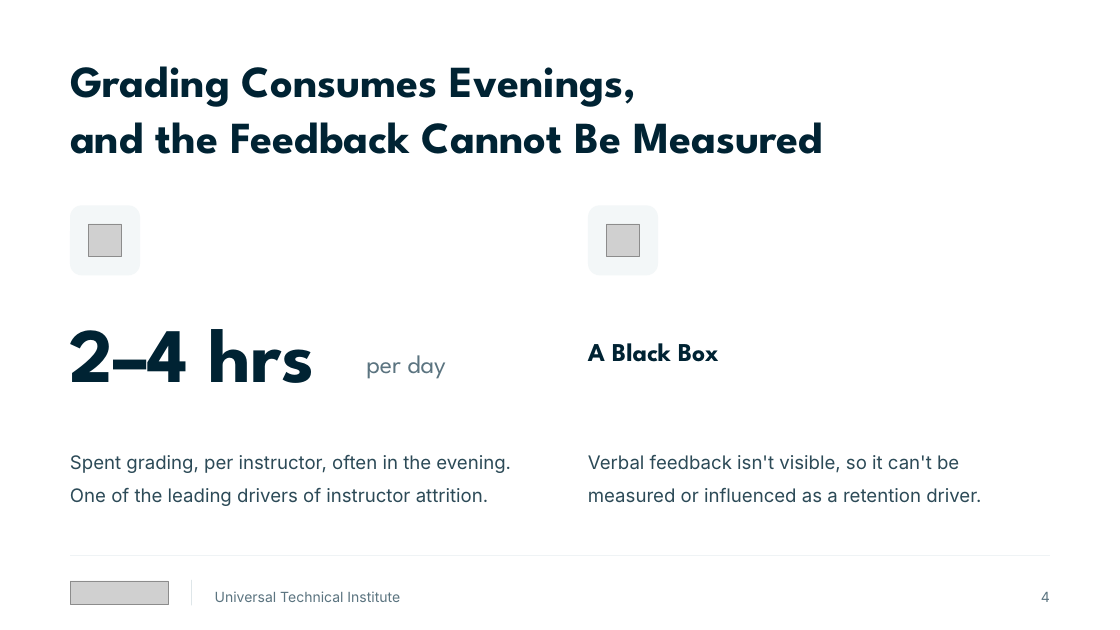
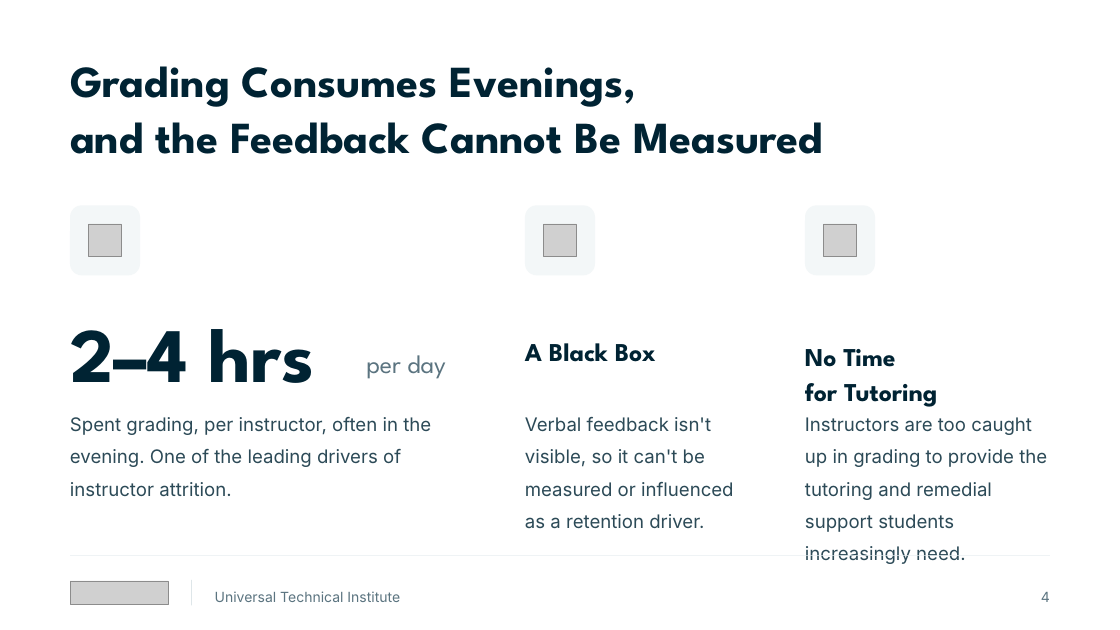
Before and after one commit to Dante-Eduface/Claude, a slide deck: slide 4 of projects/uti/deck/UTI-Eduface-deck.pptx. Drawn at 1120x630 pixels with LibreOffice and Linux fonts; fonts in the diff are those of the drawing; grey boxes stand for pictures. Boxes give left, top, right and bottom in pixels: in the first picture for what was removed or moved away, otherwise in the second. Text is boxed around its words. In the diff, an @@ line names an element or a change of style, - is before the commit and + after.

```diff
--- a/projects/uti/deck/UTI-Eduface-deck.pptx
+++ b/projects/uti/deck/UTI-Eduface-deck.pptx
@@ rounded rectangle: place and size @@
-rounded rectangle at (588, 205, 658, 275)
+rounded rectangle at (525, 205, 595, 275)
@@ rounded rectangle added at (805, 205, 875, 275), fill #F3F7F8 @@
@@ picture: place and size @@
-picture at (607, 224, 639, 257)
+picture at (544, 224, 576, 257)
@@ picture added at (824, 224, 857, 257) @@
@@ text "A Black Box": place and size @@
-text "A Black Box" at (588, 343, 719, 362)
+text "A Black Box" at (525, 343, 656, 362)
@@ text added at (805, 349, 937, 407), 22 pt, text #002333, bold @@
+No Time
+for Tutoring
@@ text "Spent grading, per instructor, often ..." rewrapped from (70, 455, 511, 506) to (70, 417, 431, 497) @@
@@ text "Verbal feedback isn't visible, so ..." rewrapped from (588, 455, 981, 503) to (525, 417, 734, 529) @@
@@ text added at (805, 417, 1047, 564), 16 pt, text #2C4A57 @@
+Instructors are too caught up in grading to provide the tutoring and remedial support students increasingly need.
```
Also in this commit, not shown: 3 other slides changed, 12 other files.
